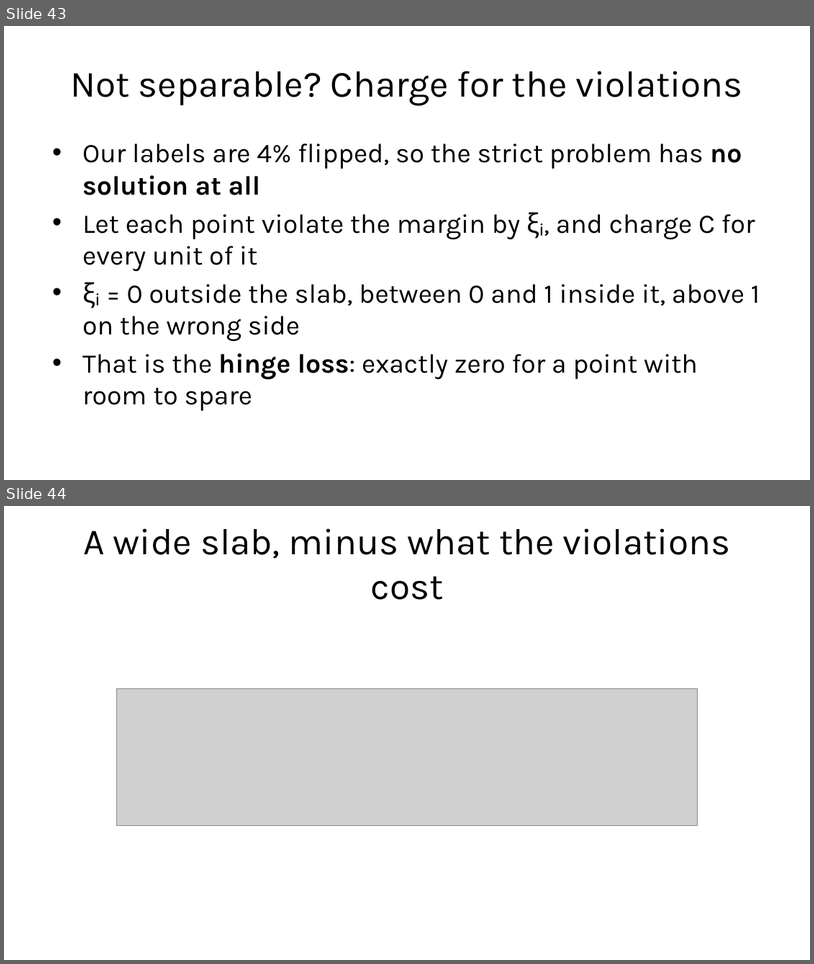
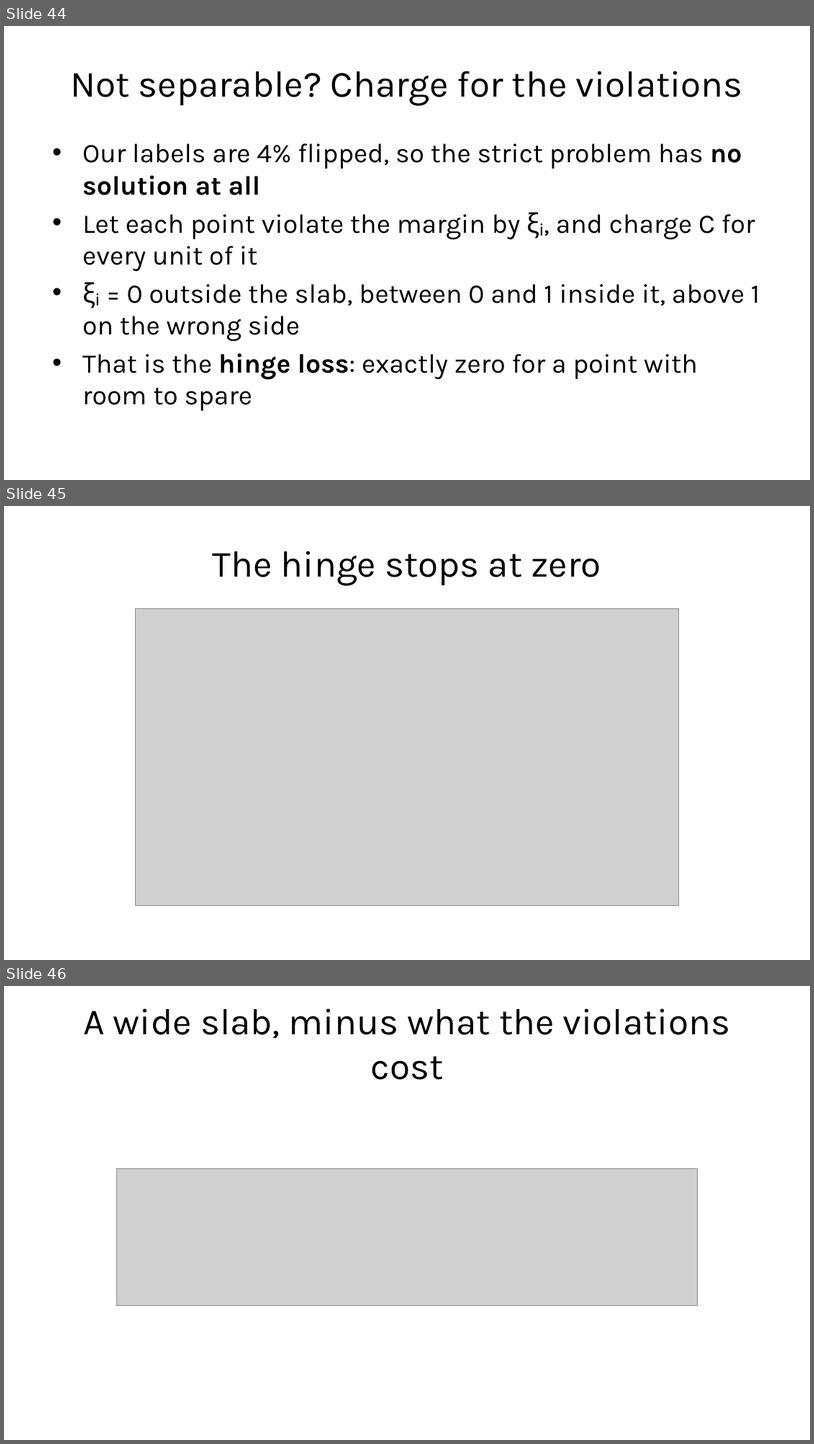
Before and after one commit to fabioantonini/technologies-for-artificial-intelligence, a slide deck: Lessons/06_knn_naive_bayes_svm/Slides/knn_naive_bayes_svm_slides.pptx. Shown one above the other, each under a label of ours: slides 43 and 44 before the commit, slides 44, 45 and 46 after it. The pictures are 814x964 and 814x1444 pixels, drawn with LibreOffice and Linux fonts; fonts in the diff are those of the drawing; grey boxes stand for pictures; background and template pictures are left out. Boxes give left, top, right and bottom in pixels: in the first picture for what was removed or moved away, otherwise in the second. Text is boxed around its words. In the diff, an @@ line names an element or a change of style, - is before the commit and + after.

```diff
--- a/Lessons/06_knn_naive_bayes_svm/Slides/knn_naive_bayes_svm_slides.pptx
+++ b/Lessons/06_knn_naive_bayes_svm/Slides/knn_naive_bayes_svm_slides.pptx
@@ slide 45 added at [4, 506, 810, 960], background #FFFFFF @@
@@ title added at [213, 551, 601, 585], 33 pt, text #1A1A1A @@
+The hinge stops at zero
@@ picture added at [136, 609, 679, 905] @@
@@ what was slide 43 is now slide 44 @@
@@ what was slide 44 is now slide 46 @@
```
Also in this commit, not shown: 3 other slides added, 11 other files.
